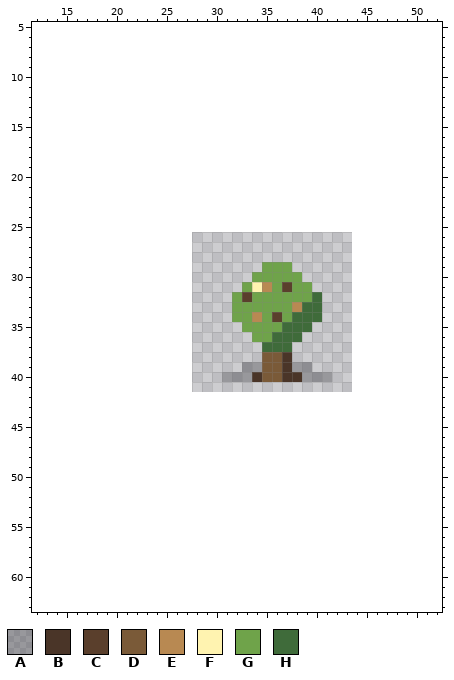
One commit to this pixel-art file: game/pixel-plants/chen-xiang.aseprite. Above, as it was before the edit.
16x16 pixels, 1 frame. Shown: x 12..52, y 5..63. The old version is drawn lined up with the new one, on the new canvas.
Visible layers, top first: "glint", "core", "bloom-shade", "bloom", "leaf", "stem", "shadow" opacity 30%.
Palette (. is transparent): A #1a1a204c  B #4a3528  C #5a3f2c  D #7a5a38  E #b88952  F #fff3b0  G #6fa34a  H #3f6b3a
Pixels before (only the part around the change), first column x 12:
 5 .........................................
 6 .........................................
 7 .........................................
 8 .........................................
 9 .........................................
10 .........................................
11 .........................................
12 .........................................
13 .........................................
14 .........................................
15 .........................................
16 .........................................
17 .........................................
18 .........................................
19 .........................................
20 .........................................
21 .........................................
22 .........................................
23 .........................................
24 .........................................
25 .........................................
26 .........................................
27 .........................................
28 .........................................
29 .......................GGG...............
30 ......................GGGGG..............
31 .....................GFEGCGG.............
32 ....................GCGGGGGGH............
33 ....................GGGGGGEHH............
34 ....................GGEGCGHHH............
35 .....................GGGGHHH.............
36 ......................GGHHH..............
37 .......................HHH...............
38 .......................DDB...............
39 .....................AADDBAA.............
40 ...................AAABDDBBAAA...........
41 .........................................
42 .........................................
43 .........................................
44 .........................................
45 .........................................
46 .........................................
47 .........................................
48 .........................................
49 .........................................
50 .........................................
51 .........................................
52 .........................................
53 .........................................
54 .........................................
55 .........................................
56 .........................................
57 .........................................
58 .........................................
59 .........................................
60 .........................................
61 .........................................
62 .........................................
63 .........................................
The result:
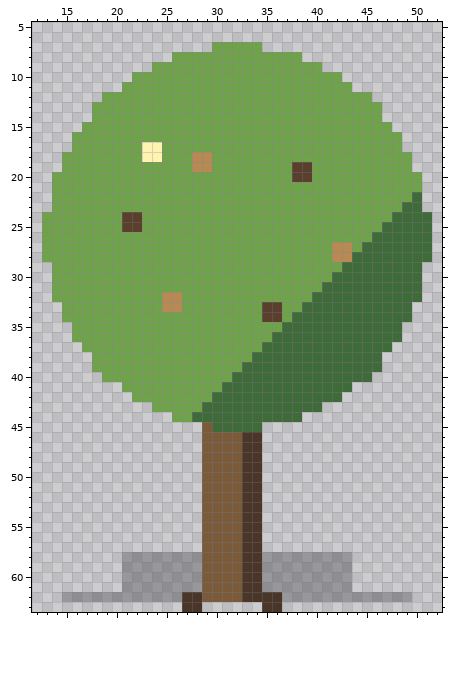
Difference:
canvas 16x16 -> 64x64, the old top-left corner now at 28,26
Colour A is added in rows 58 to 61 at x 21 to 28 and 35 to 43; in row 62 at x 15 to 26 and 37 to 49.
Colour B is added in rows 46 to 61 at x 33 to 34; in row 62 at x 27 to 28 and 33 to 36; in row 63 at x 27 to 28 and 35 to 36.
Colour C is added in rows 19 to 20 at x 38 to 39; in rows 24 to 25 at x 21 to 22.
Colour C replaces colour G in row 33 at x 35 to 36; in row 34 at x 35.
Colour D is added in row 45 at x 29; in rows 46 to 62 at x 29 to 32.
Colour E is added in rows 18 to 19 at x 28 to 29; in rows 27 to 28 at x 42 to 43; in rows 32 to 33 at x 25 to 26.
Colour F is added in rows 17 to 18 at x 23 to 24.
Colour G is added in row 7 at x 30 to 34; in row 8 at x 26 to 38; in row 9 at x 24 to 40; in row 10 at x 22 to 42; in row 11 at x 21 to 43; in row 12 at x 19 to 45.
Colour G is added in rows 13 to 14 at x 18 to 46; in row 15 at x 17 to 47; in row 16 at x 16 to 48; in row 17 at x 16 to 22 and 25 to 48; in row 18 at x 15 to 22, 25 to 27 and 30 to 49; in row 19 at x 15 to 27, 30 to 37 and 40 to 49.
Colour G is added in row 20 at x 14 to 37 and 40 to 50; in row 21 at x 14 to 50; in row 22 at x 14 to 49; in row 23 at x 14 to 48; in row 24 at x 13 to 20 and 23 to 47; in row 25 at x 13 to 20 and 23 to 46.
Colour G is added in row 26 at x 13 to 45; in row 27 at x 13 to 41 and 44; in row 28 at x 13 to 41; in row 29 at x 14 to 34 and 38 to 42; in row 30 at x 14 to 33 and 39 to 41; in row 31 at x 14 to 32 and 40.
Colour G is added in row 32 at x 14 to 24 and 27 to 31; in row 33 at x 15 to 24 and 27 to 31; in row 34 at x 15 to 31; in row 35 at x 16 to 32; in row 36 at x 16 to 33; in row 37 at x 17 to 34.
Colour G is added in row 38 at x 18 to 33; in row 39 at x 18 to 32; in row 40 at x 19 to 30; in row 41 at x 21 to 30; in row 42 at x 22 to 29; in row 43 at x 24 to 28.
Colour G is added in row 44 at x 26 to 27.
Colour G replaces colour A in row 40 at x 31.
Colour G replaces colour C in row 31 at x 37; in row 32 at x 33.
Colour G replaces colour E in row 31 at x 35; in row 33 at x 38; in row 34 at x 34.
Colour G replaces colour F in row 31 at x 34.
Colour H is added in row 22 at x 50; in row 23 at x 49 to 50; in row 24 at x 48 to 51; in row 25 at x 47 to 51; in row 26 at x 46 to 51; in row 27 at x 45 to 51.
Colour H is added in row 28 at x 44 to 51; in row 29 at x 43 to 50; in row 30 at x 42 to 50; in rows 31 to 32 at x 41 to 50; in rows 33 to 34 at x 41 to 49; in row 35 at x 40 to 48.
Colour H is added in row 36 at x 39 to 48; in row 37 at x 38 to 47; in row 38 at x 34 and 38 to 46; in row 39 at x 40 to 46; in row 40 at x 42 to 45; in row 41 at x 31 to 43.
Colour H is added in row 42 at x 30 to 42; in row 43 at x 29 to 40; in row 44 at x 28 to 38; in row 45 at x 30 to 34.
Colour H replaces colour A in row 39 at x 33 to 34 and 38 to 39; in row 40 at x 32 to 33 and 39 to 41.
Colour H replaces colour B in rows 38 to 39 at x 37; in row 40 at x 34 and 37 to 38.
Colour H replaces colour D in rows 38 to 40 at x 35 to 36.
Where, in picture pixels (left, top, right, bottom), the same in both pictures:
changed: (42, 42, 432, 612)
